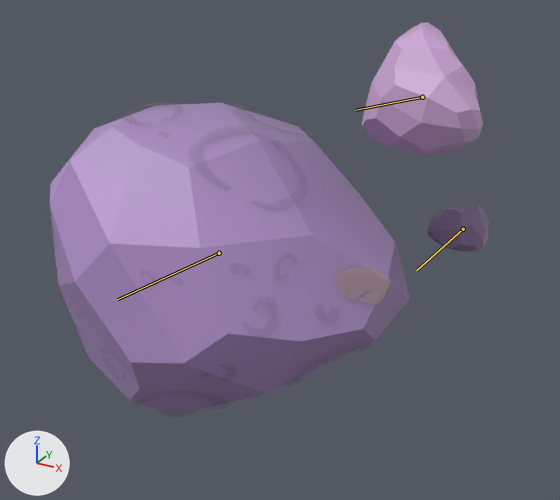
The FBX model Assets/FBXs/Asteroid1.fbx as it was, and as the next commit left it.
Both versions are drawn from a camera (50 mm lens) standing at (2.55, -3.72, 3.02) and looking at (0.49, 0.03, 1.15). The axes (+X, +Y, +Z) are drawn at lower left. The lights are the same throughout. Both versions are drawn at frame 1 of the action 'Asteroids 1|Cube.001Action'; the numbers are the values there. The bones that bend it are drawn over the model as lines.
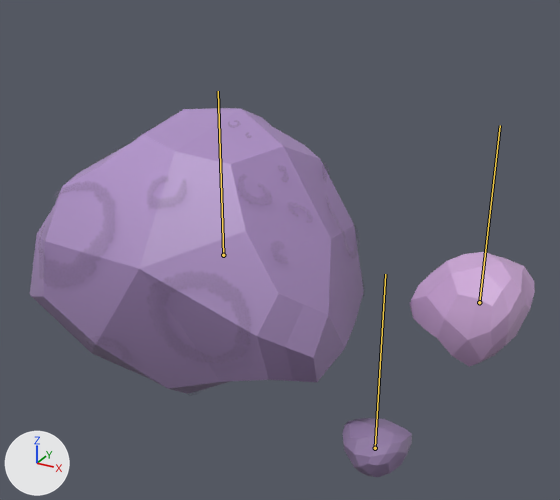
Location of each change, [x1, y1, x2, y2] in pixels of the pictures (560 x 500 px):
'Cube.001', posed (15% wider, 6% shorter)
    before: [50, 22, 489, 415]
    after: [30, 108, 535, 477]

What the commit changed:
Object 'Asteroids 1' (bone_rig_object) turns from (80, -32, 8) to (0, 0, 0) degrees about its own x, y and z.
